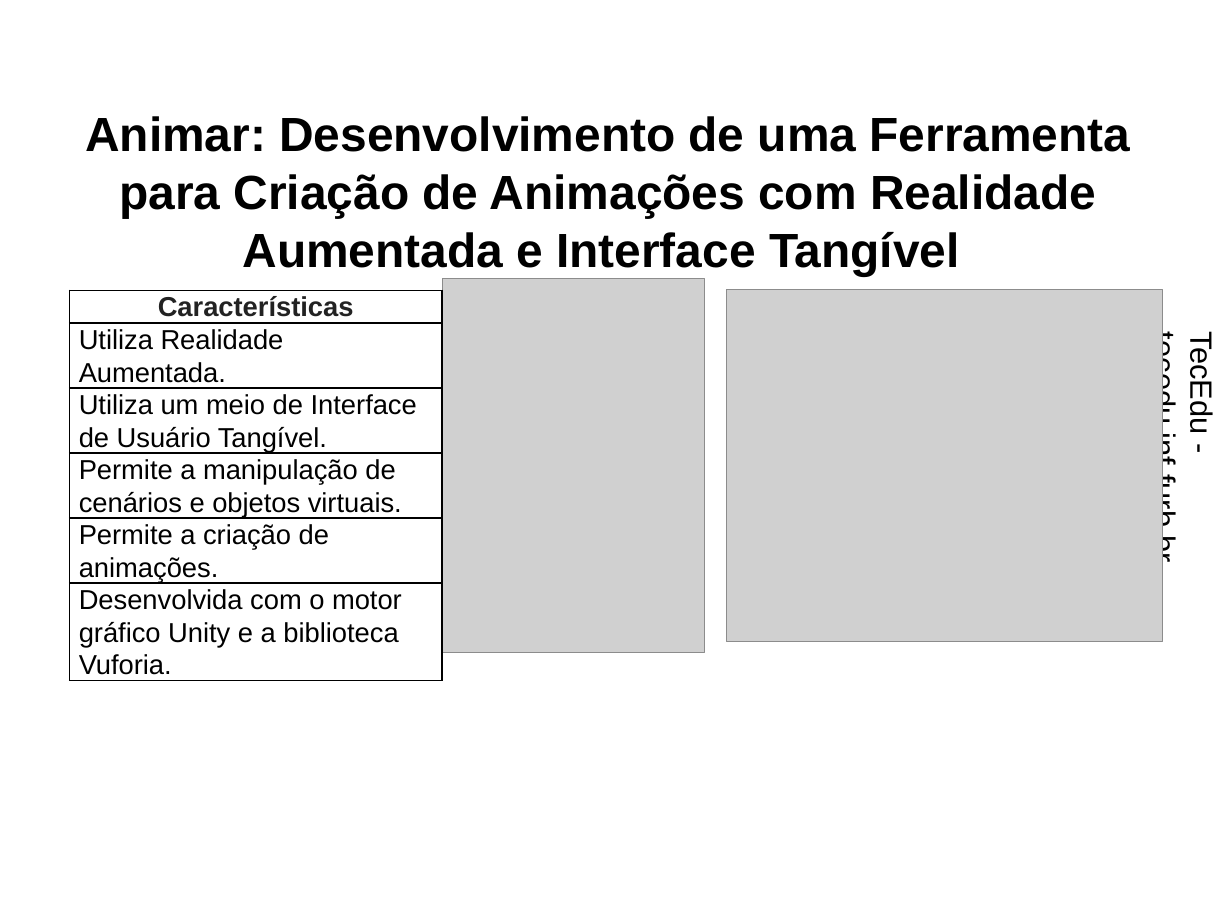
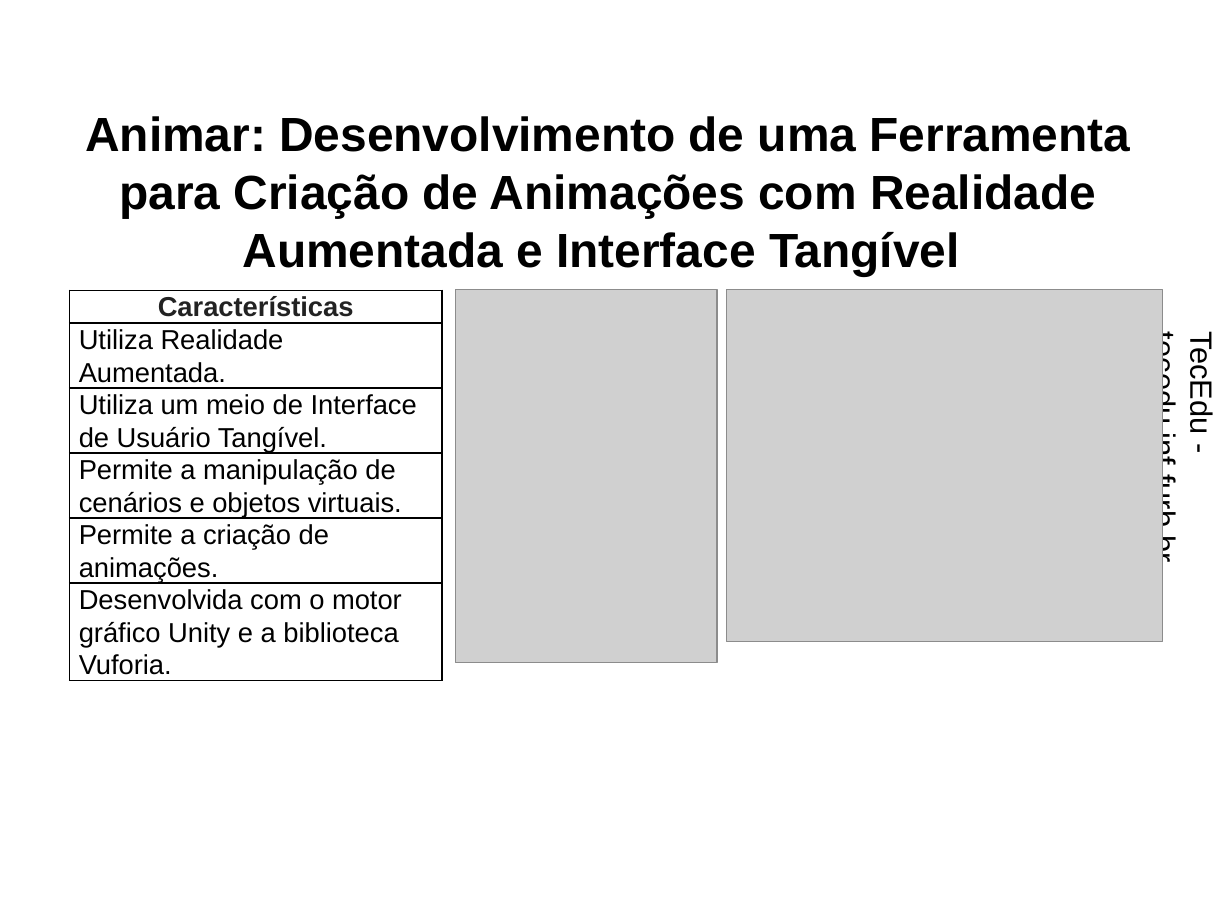
Before and after one commit to dalton-reis/tcc_RodrigoWernkePereira, a slide deck: slide 9 of Apresentação/EcosAR.pptx. Drawn at 1232x924 pixels with LibreOffice and Linux fonts; fonts in the diff are those of the drawing; grey boxes stand for pictures; background and template pictures are left out. Boxes give left, top, right and bottom in pixels: in the first picture for what was removed or moved away, otherwise in the second. Text is boxed around its words. In the diff, an @@ line names an element or a change of style, - is before the commit and + after.

```diff
--- a/Apresentação/EcosAR.pptx
+++ b/Apresentação/EcosAR.pptx
@@ table: place and size @@
-table at [69, 291, 441, 697]
+table at [69, 291, 441, 712]
@@ picture: place and size @@
-picture at [442, 278, 705, 652]
+picture at [455, 290, 717, 663]
```
Also in this commit, not shown: 2 other slides changed.
